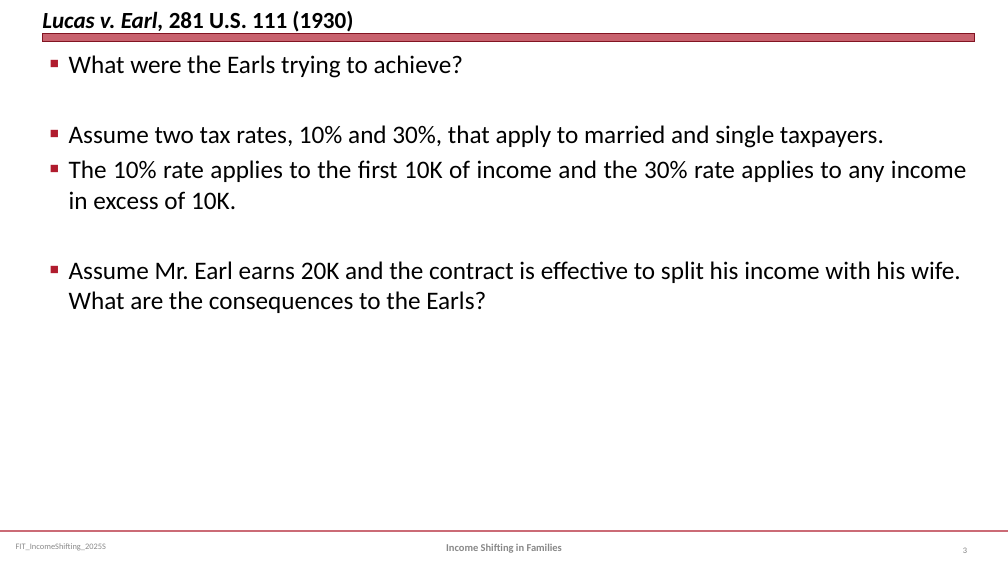
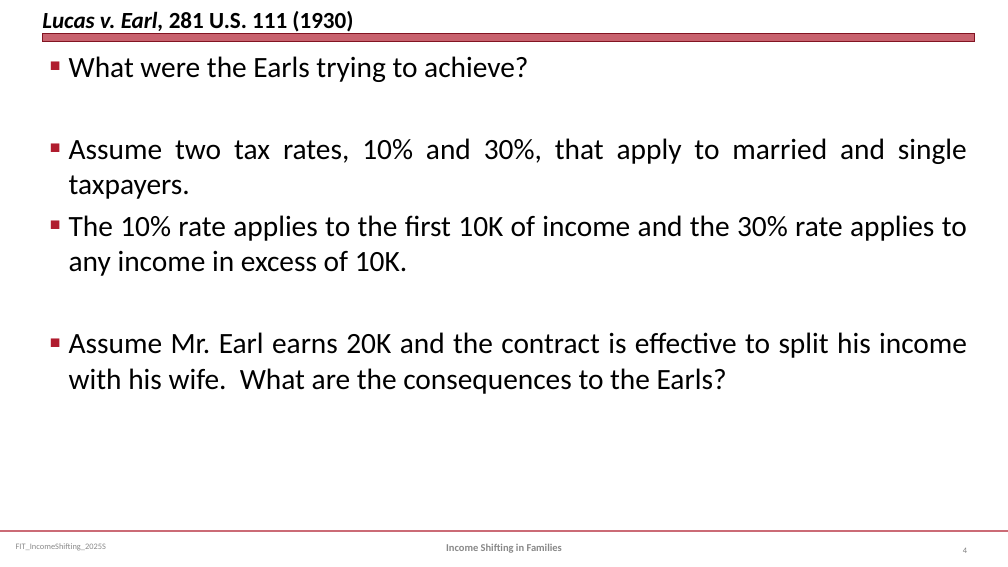
Before and after one commit to jmc877/Fed-Income-Tax, a slide deck: slide 4 of slides/FIT_IncomeShifting_2025S.pptx (slide 3 before the commit). Drawn at 1008x567 pixels with LibreOffice and Linux fonts; fonts in the diff are those of the drawing. Boxes give left, top, right and bottom in pixels: in the first picture for what was removed or moved away, otherwise in the second. Text is boxed around its words. In the diff, an @@ line names an element or a change of style, - is before the commit and + after.

```diff
--- a/slides/FIT_IncomeShifting_2025S.pptx
+++ b/slides/FIT_IncomeShifting_2025S.pptx
@@ text "What were the Earls trying ..." at bbox=[69, 56, 967, 394]: size 24 to 28 pt @@
```
Also in this commit, not shown: 1 other slide changed, 12 slides added, 3 other files.
